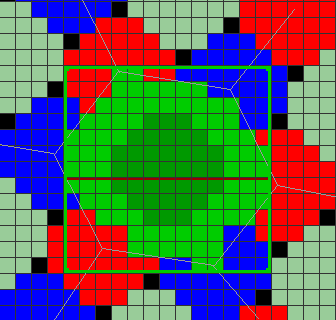
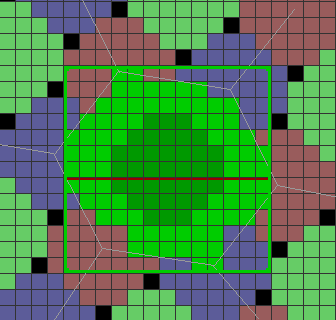
Layered file, before and after one edit (336 × 320). Changes by layer:
painted on "base" over <box>0,0,335,320</box>
